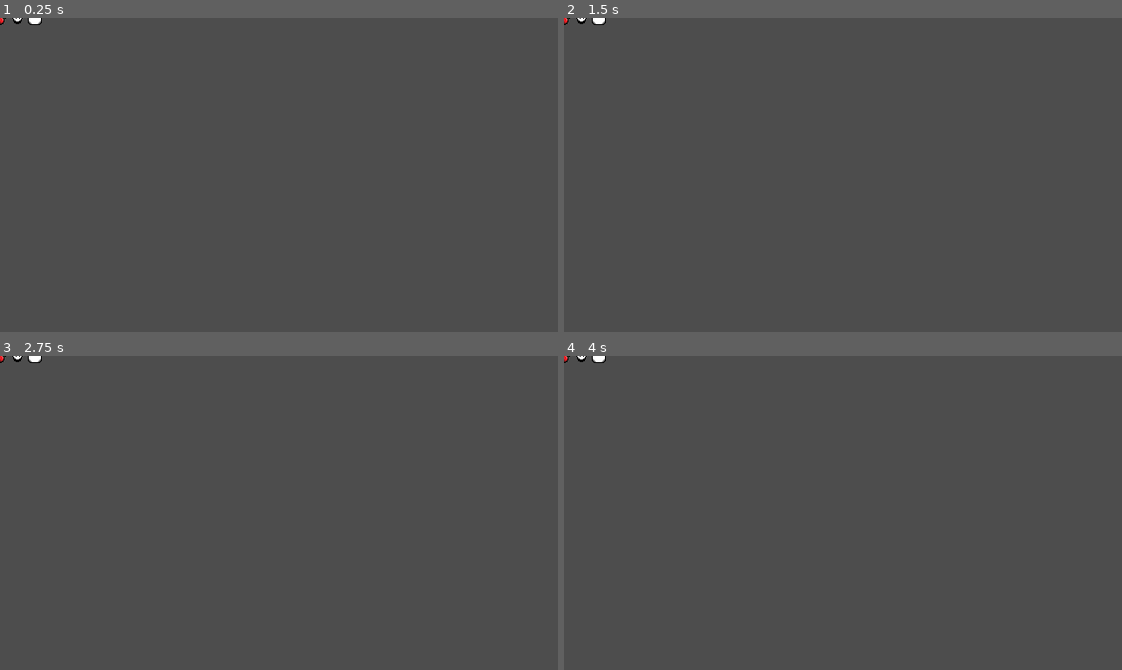
Above: before the commit, frames 1-4 (two rows, left to right).
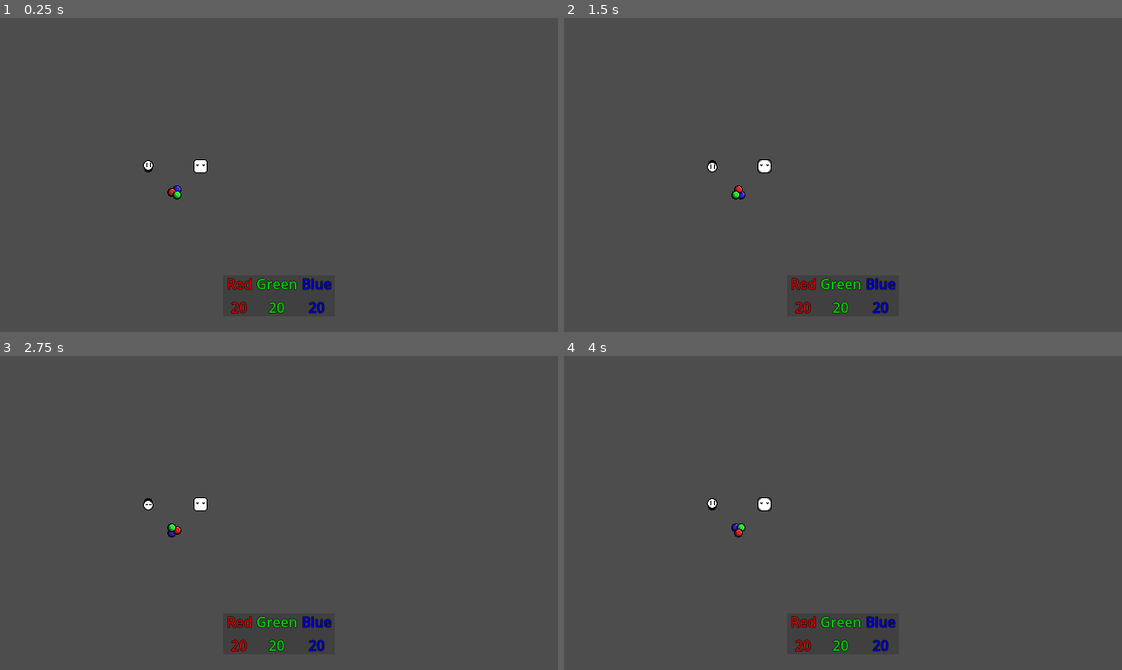
Above: after the commit, the same moments.

Repository: Degenerate-Games/shadows-below
Game: Godot game, scene res://scenes/sprite_Test.tscn
Same seed, same stepped clock (60 frames per second), same inputs: the game is played once before the commit and once after it.
Inputs:
- Up to frame 1 (0.25 s): no input
- Up to frame 2 (1.5 s): no input
- Up to frame 3 (2.75 s): no input
- Up to frame 4 (4 s): no input

The runs differ from the first frame. In frame 1, 1.0% of the frame differs, in the area x 0-60%, y 0-95%; in frame 2, 1.0%; in frame 3, 1.0%; in frame 4, 1.0%.

Commit message:
Add UI to test scene, autoplay animations and lock animations to parent nodes

Diff:
--- a/scenes/sprite_Test.tscn
+++ b/scenes/sprite_Test.tscn
@@ -1,9 +1,10 @@
-[gd_scene load_steps=34 format=3 uid="uid://0ypqtpbccnpp"]
+[gd_scene load_steps=35 format=3 uid="uid://crv22x3upwybd"]
 
 [ext_resource type="Texture2D" uid="uid://cf24sdexc2bd1" path="res://assets/sprites/shade_idle.png" id="1_g7wa0"]
 [ext_resource type="Texture2D" uid="uid://b0u655oc16fjh" path="res://assets/sprites/light1_idle.png" id="2_ju20j"]
 [ext_resource type="Texture2D" uid="uid://bsg68icdrfnn5" path="res://assets/sprites/light2_idle.png" id="3_2oxgm"]
 [ext_resource type="Texture2D" uid="uid://cngkh8xs6yovm" path="res://assets/levels/dirt/dirtLevel_Tilemap.png" id="4_01l63"]
+[ext_resource type="PackedScene" uid="uid://m4ui3dwr517g" path="res://scenes/color_mixing_uI.tscn" id="5_3bj74"]
 
 [sub_resource type="AtlasTexture" id="AtlasTexture_j87w6"]
 atlas = ExtResource("1_g7wa0")
@@ -421,30 +422,51 @@
 
 [node name="Node2D" type="Node2D"]
 
-[node name="Player" type="Node" parent="."]
+[node name="Player" type="Node2D" parent="."]
+position = Vector2(200, 200)
 
 [node name="AnimatedSprite2D" type="AnimatedSprite2D" parent="Player"]
 texture_filter = 1
 sprite_frames = SubResource("SpriteFrames_kysi8")
+autoplay = "default"
 frame_progress = 0.843362
-
-[node name="Light1" type="Node" parent="."]
+metadata/_edit_lock_ = true
+
+[node name="Light1" type="Node2D" parent="."]
+position = Vector2(170, 170)
 
 [node name="AnimatedSprite2D" type="AnimatedSprite2D" parent="Light1"]
 texture_filter = 1
-position = Vector2(20, 0)
 sprite_frames = SubResource("SpriteFrames_nbbwc")
+autoplay = "default"
 frame_progress = 0.230121
-
-[node name="Light2" type="Node" parent="."]
+metadata/_edit_lock_ = true
+
+[node name="Light2" type="Node2D" parent="."]
+position = Vector2(230, 170)
 
 [node name="AnimatedSprite2D" type="AnimatedSprite2D" parent="Light2"]
 texture_filter = 1
-position = Vector2(40, 0)
 sprite_frames = SubResource("SpriteFrames_gpdm4")
+autoplay = "default"
 frame_progress = 0.00675905
+metadata/_edit_lock_ = true
 
 [node name="TileMap" type="TileMap" parent="."]
 texture_filter = 1
 tile_set = SubResource("TileSet_koncn")
 format = 2
+
+[node name="UI" type="Control" parent="."]
+custom_minimum_size = Vector2(640, 360)
+layout_mode = 3
+anchors_preset = 15
+anchor_right = 1.0
+anchor_bottom = 1.0
+offset_right = 640.0
+offset_bottom = 360.0
+grow_horizontal = 2
+grow_vertical = 2
+
+[node name="ColorMixingUI" parent="UI" instance=ExtResource("5_3bj74")]
+layout_mode = 1
